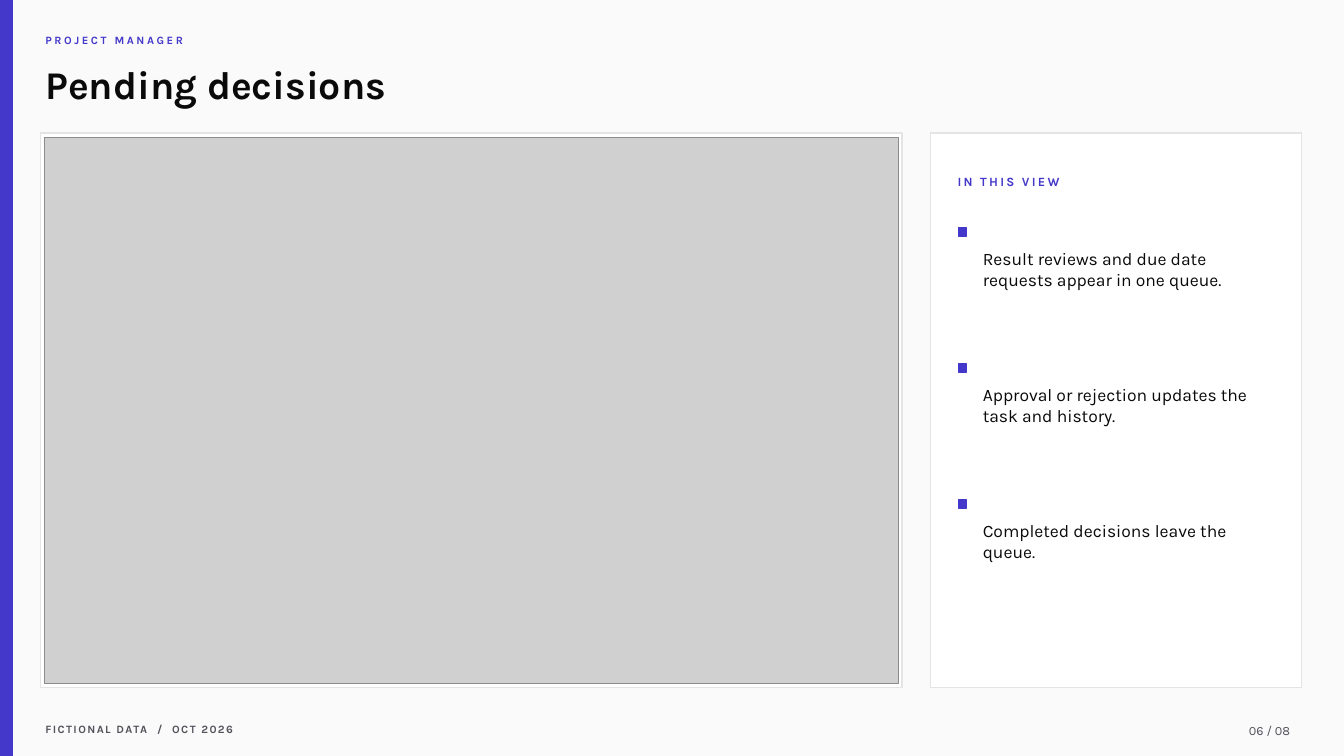
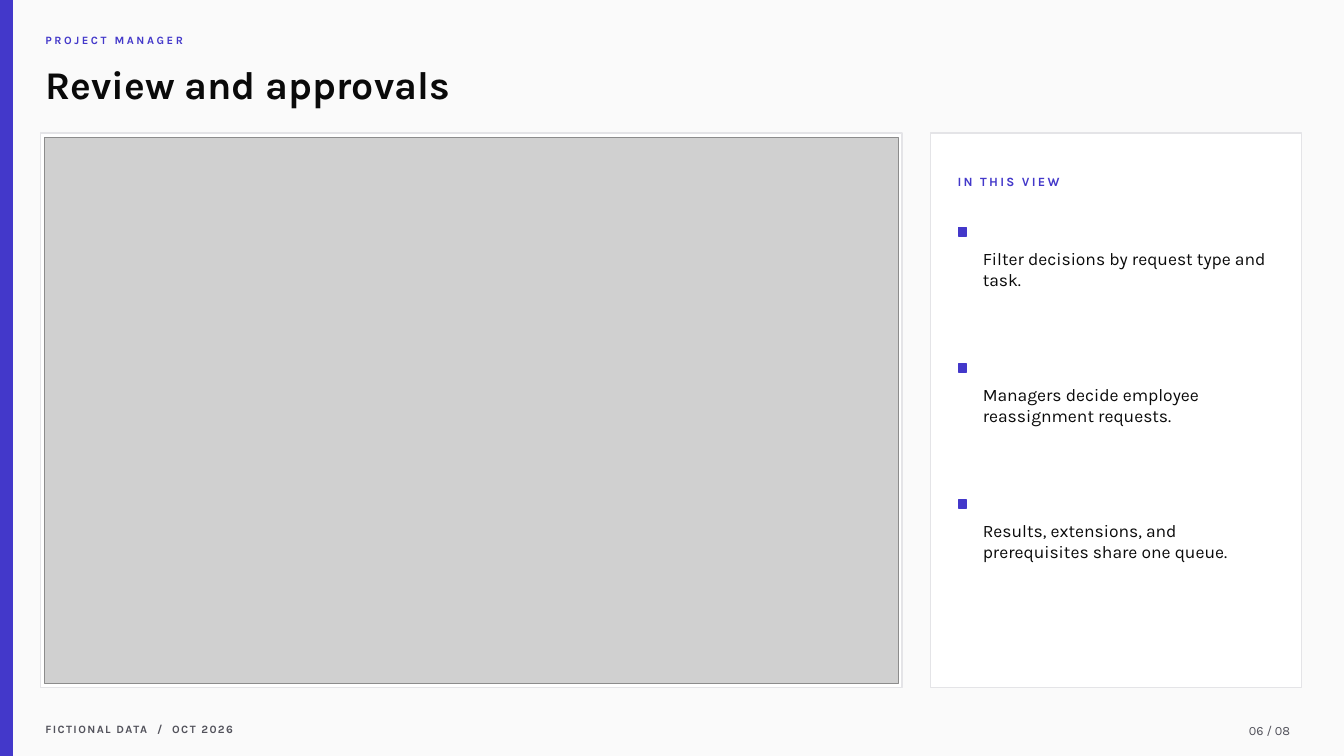
Before and after one commit to samarth-biztel/CVRDE, a slide deck: slide 6 of docs/CVRDE_Demo_Presentation.pptx. Drawn at 1344x756 pixels with LibreOffice and Linux fonts; fonts in the diff are those of the drawing; grey boxes stand for pictures. Boxes give left, top, right and bottom in pixels: in the first picture for what was removed or moved away, otherwise in the second. Text is boxed around its words. In the diff, an @@ line names an element or a change of style, - is before the commit and + after.

Commit message:
Refine task workflow, team settings and review UI

```diff
--- a/docs/CVRDE_Demo_Presentation.pptx
+++ b/docs/CVRDE_Demo_Presentation.pptx
@@ text at (45, 71, 450, 109): text changed @@
-Pending decisions
+Review and approvals
@@ text at (983, 253, 1266, 287): text changed @@
-Result reviews and due date requests appear in one queue.
+Filter decisions by request type and task.
@@ text at (983, 389, 1199, 427): text changed @@
-Approval or rejection updates the task and history.
+Managers decide employee reassignment requests.
@@ text at (983, 525, 1227, 562): text changed @@
-Completed decisions leave the queue.
+Results, extensions, and prerequisites share one queue.
```
Also in this commit, not shown: 4 other slides changed, 28 other files.
